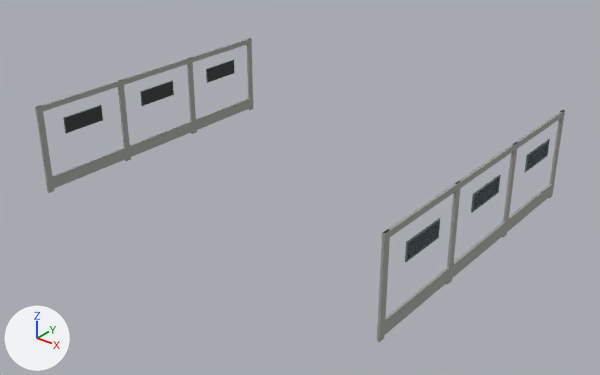
Renders of the Blender file art/facade_0.blend from each side of a commit.
The view is the same before and after, from a camera (50 mm lens) standing at (19.5, -24.3, 15.5) and looking at (0.4, -0.5, 0.7). The axes (+X, +Y, +Z) are drawn at lower left. The lights are the same throughout. The picture after the commit comes second.

The first picture shows 'FacadeConcrete', 'FacadeSteel', 'FacadeVentBack'.
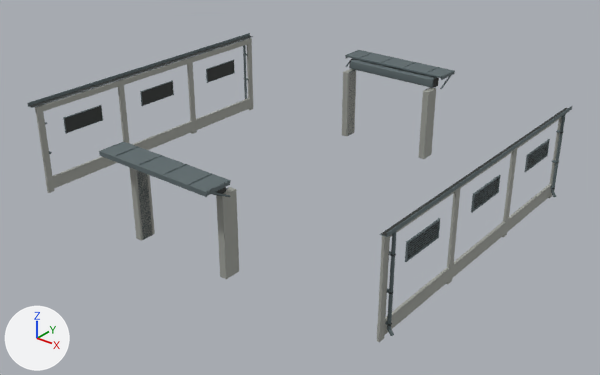
What changed in the scene script:
```text
Change me_cube:
    remove me_cube.from_pydata(...)  # 672 vertices, 648 faces; spans x -8.3..8.3, y -6.4..6.4, z 0.1..3.9
    add me_cube.from_pydata(...)  # 896 vertices, 864 faces; spans x -8.3..8.3, y -6.9..6.9, z 0.1..3.9
    me_cube part 17: the loose piece of 56 vertices spanning x -8.3..-8.2, y 6.2..6.4, z 0.1..3.9 is copied, and the copy is scaled about its middle by (2.99, 2.41, 0.837), then moved by (6.1, 0.2, -0.2); it spans x -2.3..-2.0, y 6.2..6.9, z 0.2..3.4
    me_cube part 18: the loose piece of 56 vertices spanning x 8.2..8.3, y 6.2..6.4, z 0.1..3.9 is copied, and the copy is scaled about its middle by (2.99, 2.41, 0.837), then moved by (-6.1, 0.2, -0.2); it spans x 2.0..2.3, y 6.2..6.9, z 0.2..3.4
    me_cube part 19: the loose piece of 56 vertices spanning x -8.3..-8.2, y -6.4..-6.2, z 0.1..3.9 is copied, and the copy is scaled about its middle by (2.99, 2.41, 0.837), then moved by (6.1, -0.2, -0.2); it spans x -2.3..-2.0, y -6.9..-6.2, z 0.2..3.4
    me_cube part 20: the loose piece of 56 vertices spanning x 8.2..8.3, y -6.4..-6.2, z 0.1..3.9 is copied, and the copy is scaled about its middle by (2.99, 2.41, 0.837), then moved by (-6.1, -0.2, -0.2); it spans x 2.0..2.3, y -6.9..-6.2, z 0.2..3.4
Change me_cube_006:
    remove me_cube_006.from_pydata(...)  # 48 vertices, 36 faces; spans x -8.3..8.3, y -5.1..5.1, z 2.4..3.0
    add me_cube_006.from_pydata(...)  # 1696 vertices, 1512 faces; spans x -8.5..8.5, y -7.1..7.1, z 0.2..4.0
    me_cube_006 part 13: the loose piece of 8 vertices spanning x -8.3, y -0.9..1.0, z 2.4..3.0 is copied, and the copy is scaled about its middle by (13.3, 6.95, 0.0125), then moved by (-0.1, 0.0, 1.2); it spans x -8.5..-8.3, y -6.6..6.6, z 4.0
    me_cube_006 part 14: the loose piece of 8 vertices spanning x 8.3, y -0.9..1.0, z 2.4..3.0 is copied, and the copy is scaled about its middle by (13.3, 6.95, 0.0125), then moved by (0.1, 0.0, 1.2); it spans x 8.3..8.5, y -6.6..6.6, z 4.0
    me_cube_006 part 15: 280 vertices added at x -2.3..2.3, y 6.6..7.1, z 0.2..3.9
    me_cube_006 part 16: 280 vertices added at x -2.3..2.3, y -7.1..-6.6, z 0.2..3.9
    other edits to the shape of me_cube_006 do not show in these pictures
Change me_cube_007:
    remove me_cube_007.from_pydata(...)  # 4032 vertices, 3888 faces; spans x -8.4..8.4, y -5.2..5.2, z 2.4..3.1
    add me_cube_007.from_pydata(...)  # 6496 vertices, 6136 faces; spans x -8.6..8.6, y -7.9..7.9, z 0.2..4.1
    me_cube_007 part 1: the loose piece of 56 vertices spanning x -8.4..-8.3, y -0.9..0.9, z 3.0..3.1 is copied, and the copy is scaled about its middle by (4.68, 7, 0.293), then moved by (-0.1, 0.0, 0.9); it spans x -8.5..-8.3, y -6.6..6.6, z 3.9..4.0
    me_cube_007 part 2: the loose piece of 56 vertices spanning x -8.4..-8.3, y -0.9..0.9, z 3.0..3.1 is copied, and the copy is scaled about its middle by (0.264, 7, 2.82), then moved by (-0.2, 0.0, 1.0); it spans x -8.5, y -6.6..6.6, z 3.9..4.1
    me_cube_007 part 3: a new loose piece, a 12-sided cylinder along y spanning x -8.548..-8.512, y -6.625..6.625, z 4.052..4.088, in mat_facadesteel (grey #6c797c)
    me_cube_007 part 4: a new loose piece, a 12-sided cylinder along z spanning x -8.5..-8.38, y 6.04..6.16, z 0.48..3.9, in mat_facadesteel (grey #6c797c)
    me_cube_007 part 5: the loose piece of 56 vertices spanning x 8.3..8.4, y -0.9..0.9, z 3.0..3.1 is copied, and the copy is scaled about its middle by (4.68, 7, 0.293), then moved by (0.1, 0.0, 0.9); it spans x 8.3..8.5, y -6.6..6.6, z 3.9..4.0
    me_cube_007 part 6: the loose piece of 56 vertices spanning x 8.3..8.4, y -0.9..0.9, z 3.0..3.1 is copied, and the copy is scaled about its middle by (0.264, 7, 2.82), then moved by (0.2, 0.0, 1.0); it spans x 8.5, y -6.6..6.6, z 3.9..4.1
    me_cube_007 part 7: a new loose piece, a 12-sided cylinder along y spanning x 8.512..8.548, y -6.625..6.625, z 4.052..4.088, in mat_facadesteel (grey #6c797c)
    me_cube_007 part 8: a new loose piece, a 12-sided cylinder along z spanning x 8.38..8.5, y 6.04..6.16, z 0.48..3.9, in mat_facadesteel (grey #6c797c)
    me_cube_007 part 9: a new loose piece, a 12-sided cylinder along z spanning x 8.38..8.5, y -6.16..-6.04, z 0.48..3.9, in mat_facadesteel (grey #6c797c)
    me_cube_007 part 10: the loose piece of 56 vertices spanning x -8.4..-8.3, y 5.1..5.2, z 2.4..3.1 is copied, and the copy is scaled about its middle by (1.23, 10.1, 4.49), then moved by (6.3, 1.4, -0.9); it spans x -2.1..-2.0, y 6.3..6.8, z 0.2..3.4
    me_cube_007 part 11: 20 vertices removed from x -8.4..8.4, y -5.2..-3.3, z 2.4..3.0; 732 vertices added at x -8.6..8.6, y -7.9..-3.2, z 0.2..4.1
    me_cube_007 part 12: 264 vertices added at x -8.6..8.6, y 6.0..7.9, z 0.2..4.0
    other edits to the shape of me_cube_007 do not show in these pictures
```

Boxes [x1, y1, x2, y2] around the edits, measured in the pictures (600 x 375 px):
'FacadeConcrete', reshaped: before [35, 38, 565, 342]; after [35, 38, 562, 342]
'FacadeSteel', reshaped (12% wider, 49% taller): before [63, 59, 550, 262]; after [27, 33, 572, 336]
'FacadeVentBack', reshaped (12% wider, 47% taller): before [65, 61, 547, 258]; after [30, 36, 568, 326]
part 1 of me_cube_007, added: after [28, 37, 251, 108]
part 2 of me_cube_007, added: after [28, 34, 250, 106]
part 3 of me_cube_007, added: after [27, 33, 250, 104]
part 4 of me_cube_007, added: after [243, 45, 247, 99]
part 5 of me_cube_007, added: after [380, 108, 565, 237]
part 6 of me_cube_007, added: after [387, 107, 572, 237]
part 7 of me_cube_007, added: after [387, 106, 572, 234]
part 8 of me_cube_007, added: after [551, 114, 566, 192]
part 9 of me_cube_007, added: after [387, 231, 397, 329]
part 10 of me_cube_007, added: after [348, 70, 355, 136]
part 11 of me_cube_007, built on: after [99, 142, 438, 336]
part 12 of me_cube_007, added: after [345, 50, 556, 197]
part 13 of me_cube_006, added: after [30, 36, 253, 107]
part 14 of me_cube_006, added: after [381, 108, 568, 236]
part 15 of me_cube_006, added: after [349, 59, 439, 88]
part 16 of me_cube_006, added: after [217, 187, 226, 196]
part 17 of me_cube, added: after [342, 69, 356, 136]
part 18 of me_cube, added: after [418, 87, 436, 159]
part 19 of me_cube, added: after [129, 167, 155, 240]
part 20 of me_cube, added: after [216, 187, 239, 279]
